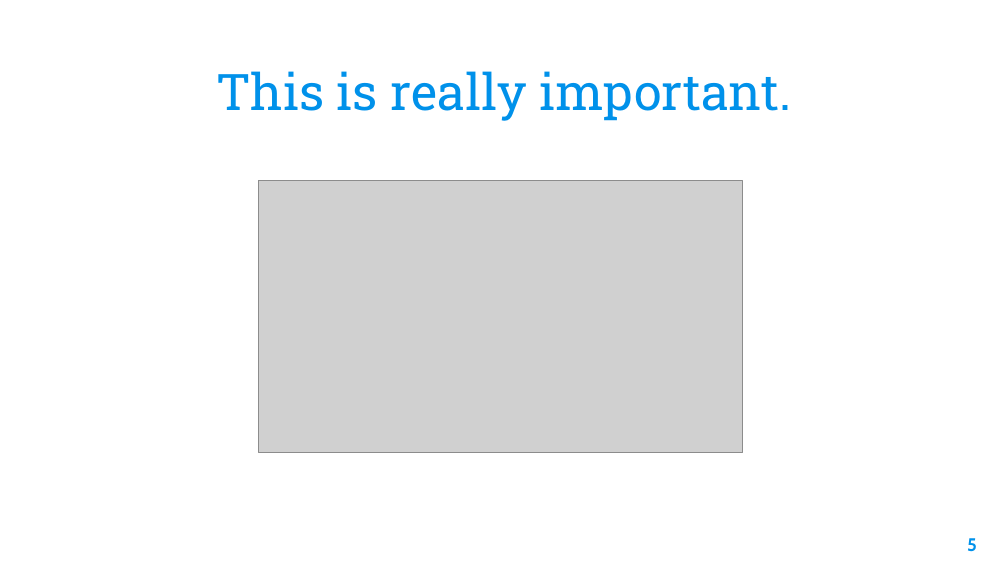
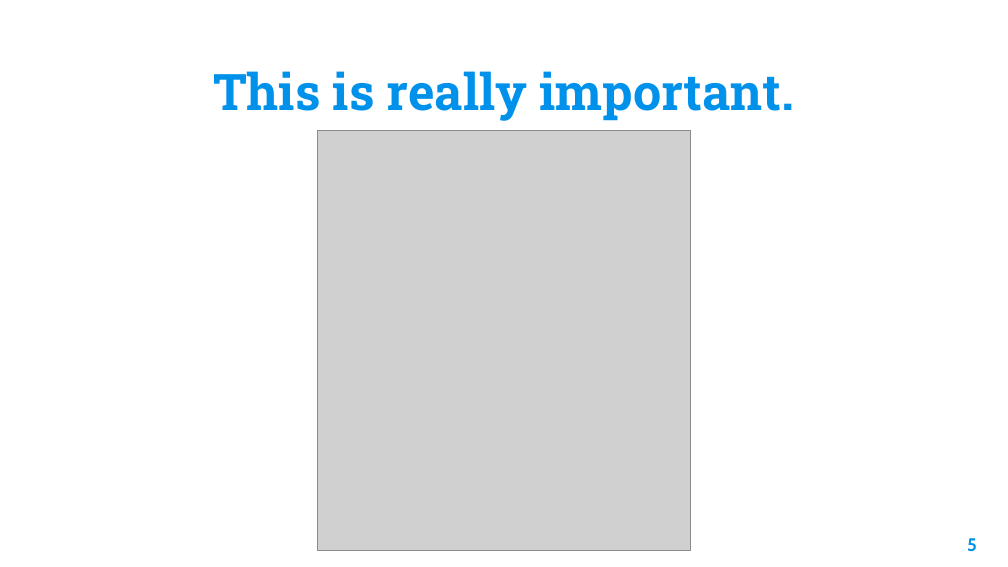
Before and after one commit to ULL-ESIT-PAI-2021-2022/2021-2022-pai-tdd-codecov-gabriel-pablo, a slide deck: slide 5 of slides/TDD+Coverage.pptx. Drawn at 1008x567 pixels with LibreOffice and Linux fonts; fonts in the diff are those of the drawing; grey boxes stand for pictures; background and template pictures are left out. Boxes give left, top, right and bottom in pixels: in the first picture for what was removed or moved away, otherwise in the second. Text is boxed around its words. In the diff, an @@ line names an element or a change of style, - is before the commit and + after.

```diff
--- a/slides/TDD+Coverage.pptx
+++ b/slides/TDD+Coverage.pptx
@@ title "This is really important." at <box>213,71,795,121</box>: bold on @@
@@ picture: place and size @@
-picture at <box>259,180,743,453</box>
+picture at <box>318,130,691,550</box>
```
Also in this commit, not shown: 10 other slides changed, 9 slides added, 1 slide removed, 2 other files.
